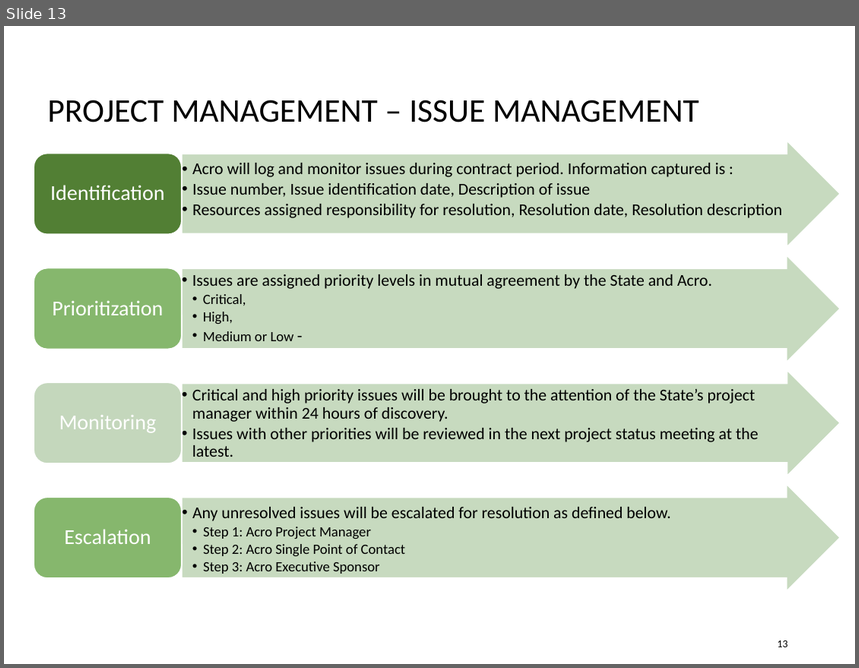
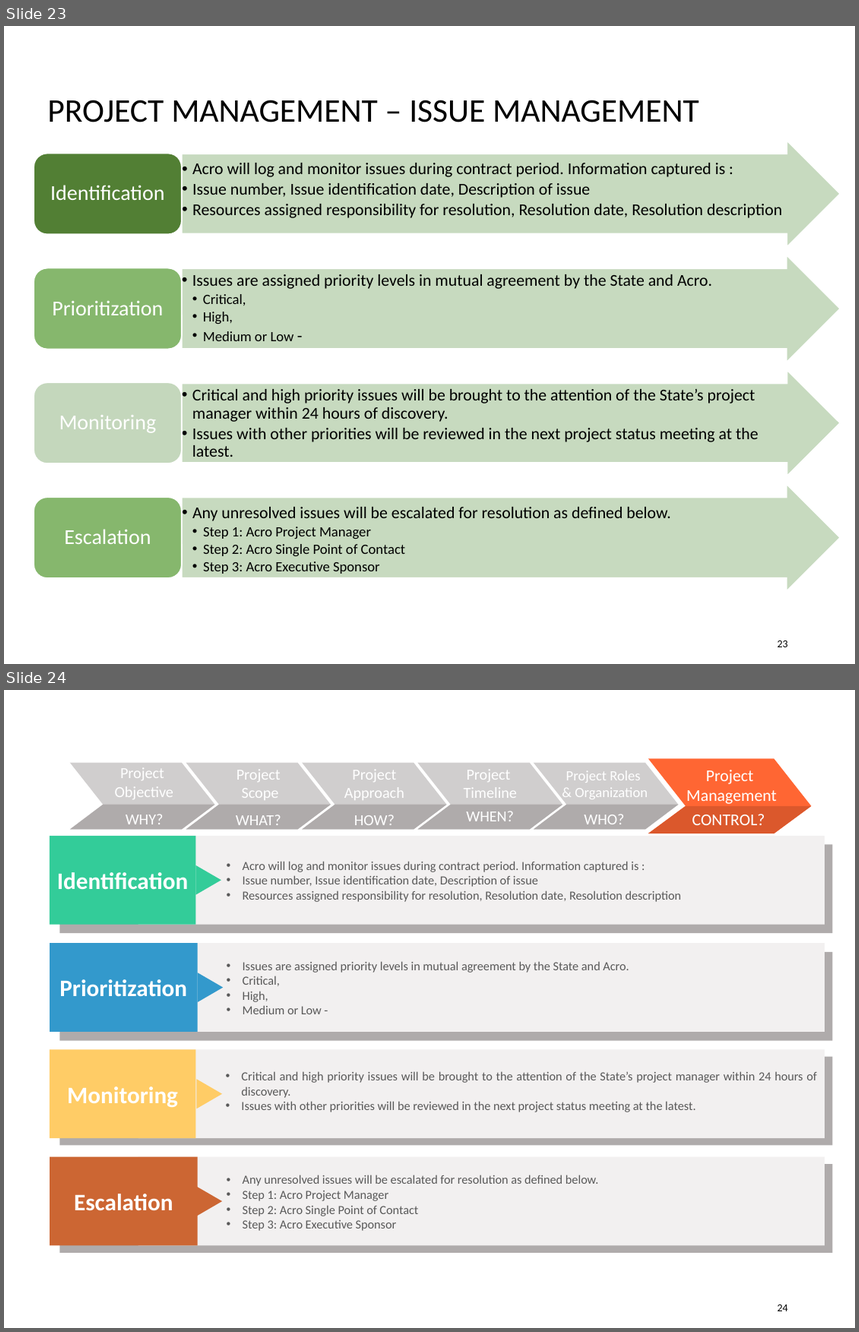
Before and after one commit to siddharthsacro/acrowork, a slide deck: 25-08-2018/KickOff_Meeting_WIPSlides-20180924-12.pptx. Shown one above the other, each under a label of ours: slide 13 before the commit, slides 23 and 24 after it. The pictures are 859x668 and 859x1332 pixels, drawn with LibreOffice and Linux fonts; fonts in the diff are those of the drawing; background and template pictures are left out. Boxes give left, top, right and bottom in pixels: in the first picture for what was removed or moved away, otherwise in the second. Text is boxed around its words. In the diff, an @@ line names an element or a change of style, - is before the commit and + after.

```diff
--- a/25-08-2018/KickOff_Meeting_WIPSlides-20180924-12.pptx
+++ b/25-08-2018/KickOff_Meeting_WIPSlides-20180924-12.pptx
@@ slide 24 added at (x1=4, y1=690, x2=855, y2=1328), background picture (left out) @@
@@ text added at (x1=115, y1=768, x2=173, y2=799), 13 pt, text #FFFFFF @@
+Project
+Objective
@@ text added at (x1=237, y1=770, x2=281, y2=800), 13 pt, text #FFFFFF @@
+Project
+Scope
@@ text added at (x1=344, y1=769, x2=405, y2=800), 13 pt, text #FFFFFF @@
+Project
+Approach
@@ text added at (x1=464, y1=769, x2=518, y2=798), 13 pt, text #FFFFFF @@
+Project
+Timeline
@@ text added at (x1=566, y1=771, x2=648, y2=799), 12 pt, text #FFFFFF @@
+Project Roles
+& Organization
@@ text added at (x1=686, y1=770, x2=777, y2=804), 14 pt, text #FFFFFF @@
+Project
+Management
@@ text added at (x1=126, y1=814, x2=164, y2=825), 13 pt, text #FFFFFF @@
+WHY?
@@ text added at (x1=236, y1=815, x2=281, y2=830), 13 pt, text #FFFFFF @@
+WHAT?
@@ text added at (x1=354, y1=815, x2=395, y2=830), 13 pt, text #FFFFFF @@
+HOW?
@@ text added at (x1=466, y1=811, x2=514, y2=821), 13 pt, text #FFFFFF @@
+WHEN?
@@ text added at (x1=584, y1=814, x2=624, y2=825), 13 pt, text #FFFFFF @@
+WHO?
@@ group added at (x1=70, y1=759, x2=811, y2=834): 12 freeform shapes @@
@@ text added at (x1=693, y1=814, x2=766, y2=825), 14 pt, text #FFFFFF @@
+CONTROL?
@@ rectangle added at (x1=50, y1=836, x2=196, y2=924), fill #33CC99, 20 pt, text #FFFFFF, bold @@
+Identification
@@ rectangle added at (x1=59, y1=845, x2=832, y2=933), fill #AFABAB @@
@@ rectangle added at (x1=139, y1=836, x2=825, y2=924), fill #F2F0F0 @@
@@ triangle added at (x1=196, y1=865, x2=221, y2=894), fill #33CC99 @@
@@ text added at (x1=243, y1=861, x2=682, y2=902), 10.5 pt, text #595959 @@
+• Acro will log and monitor issues during contract period. Information captured is :
+• Issue number, Issue identification date, Description of issue
+• Resources assigned responsibility for resolution, Resolution date, Resolution description
@@ rectangle added at (x1=50, y1=943, x2=198, y2=1031), fill #3399CC, 20 pt, text #FFFFFF, bold @@
+Prioritization
@@ rectangle added at (x1=59, y1=952, x2=832, y2=1040), fill #AFABAB @@
@@ rectangle added at (x1=139, y1=943, x2=825, y2=1031), fill #F2F0F0 @@
@@ text added at (x1=243, y1=961, x2=629, y2=1015), 10.5 pt, text #595959 @@
+• Issues are assigned priority levels in mutual agreement by the State and Acro.
+• Critical,
+• High,
+• Medium or Low -
@@ triangle added at (x1=198, y1=973, x2=223, y2=1003), fill #3399CC @@
@@ text added at (x1=241, y1=1072, x2=817, y2=1113), 10.5 pt, text #595959 @@
+• Critical and high priority issues will be brought to the attention of the State’s project manager within 24 hours of discovery.
+• Issues with other priorities will be reviewed in the next project status meeting at the latest.
@@ group added at (x1=50, y1=1050, x2=832, y2=1145): 3 rectangles, 1 triangle @@
+Monitoring
@@ rectangle added at (x1=59, y1=1164, x2=832, y2=1252), fill #AFABAB @@
@@ group added at (x1=50, y1=1157, x2=825, y2=1246): 2 rectangles, 1 triangle, 1 text @@
+Escalation
+• Any unresolved issues will be escalated for resolution as defined below.
+• Step 1: Acro Project Manager
+• Step 2: Acro Single Point of Contact
+• Step 3: Acro Executive Sponsor
@@ page number added at (x1=778, y1=1305, x2=788, y2=1312), 9 pt, text #000000 @@
+24
@@ what was slide 13 is now slide 23 @@
@@ page number at (x1=778, y1=641, x2=788, y2=648): text changed @@
-13
+23
```
Also in this commit, not shown: 2 slides changed, 12 other slides added, 12 other files.
